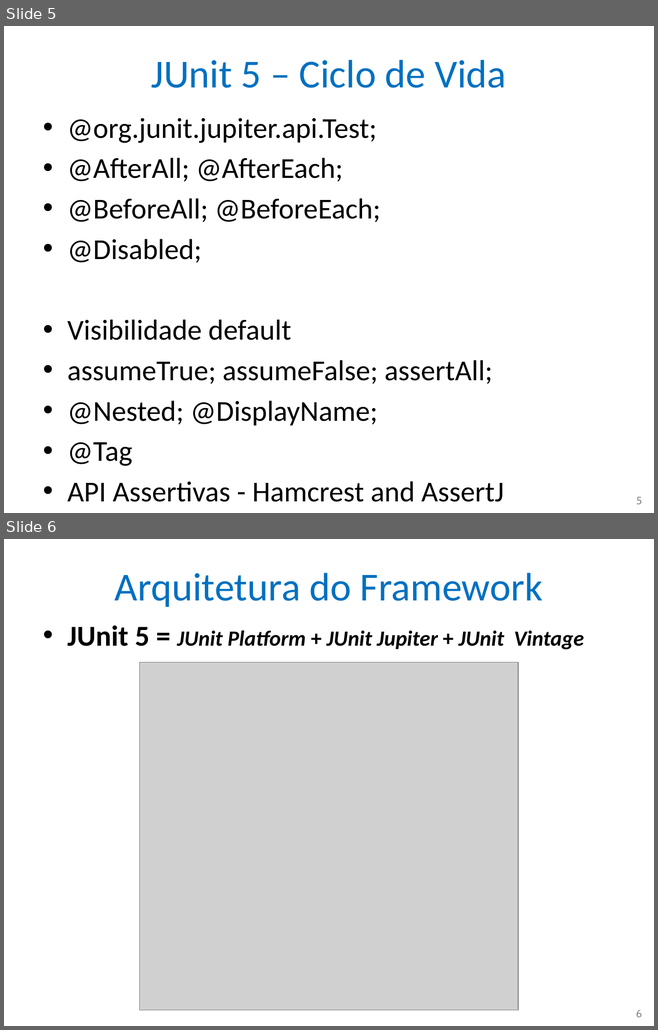
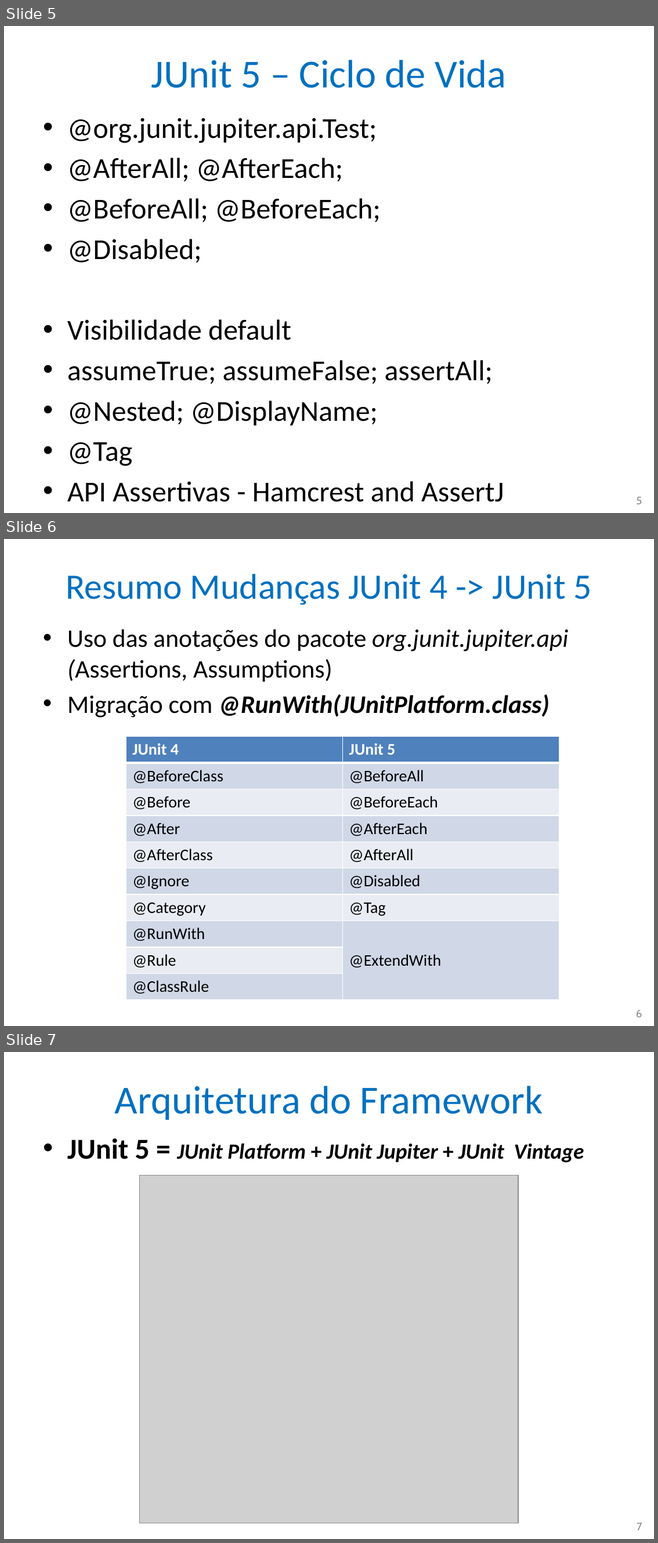
Before and after one commit to nascimentolwtn/INPE-CAP-385_DesenvolvimentoFrameworks, a slide deck: CAP385-00-Presentations/02-JUnit 5/02-JUnit 5.pptx. Shown one above the other, each under a label of ours: slides 5 and 6 before the commit, slides 5, 6 and 7 after it. The pictures are 658x1030 and 658x1543 pixels, drawn with LibreOffice and Linux fonts; fonts in the diff are those of the drawing; grey boxes stand for pictures. Boxes give left, top, right and bottom in pixels: in the first picture for what was removed or moved away, otherwise in the second. Text is boxed around its words. In the diff, an @@ line names an element or a change of style, - is before the commit and + after.

Commit message:
Inclusão de slide de resumo das mudanças JUnitt 4 -> JUnit 5. Início do slide sobre arquitetura e pontos de extensão.

```diff
--- a/CAP385-00-Presentations/02-JUnit 5/02-JUnit 5.pptx
+++ b/CAP385-00-Presentations/02-JUnit 5/02-JUnit 5.pptx
@@ slide 6 added at bbox=[4, 539, 654, 1026], background #FFFFFF @@
@@ title added at bbox=[65, 574, 592, 605], 39.6 pt, text #0070C0 @@
+Resumo Mudanças JUnit 4 -> JUnit 5
@@ text added at bbox=[67, 629, 568, 718], 28 pt, text #000000 @@
+• Uso das anotações do pacote org.junit.jupiter.api (Assertions, Assumptions)
+• Migração com @RunWith(JUnitPlatform.class)
@@ table added at bbox=[126, 736, 558, 1000], 10 rows, 2 columns @@
+JUnit 4 | JUnit 5
+@BeforeClass | @BeforeAll
+@Before | @BeforeEach
+@After | @AfterEach
+@AfterClass | @AfterAll
+@Ignore | @Disabled
+@Category | @Tag
+@RunWith | @ExtendWith
+@Rule | 
+@ClassRule | 
@@ page number added at bbox=[636, 1010, 642, 1017], 12 pt, text #8C8C8C @@
+6
@@ what was slide 6 is now slide 7 @@
@@ page number at bbox=[636, 1523, 641, 1530]: text changed @@
-6
+7
```
Also in this commit, not shown: 1 slide changed, 1 other file.
